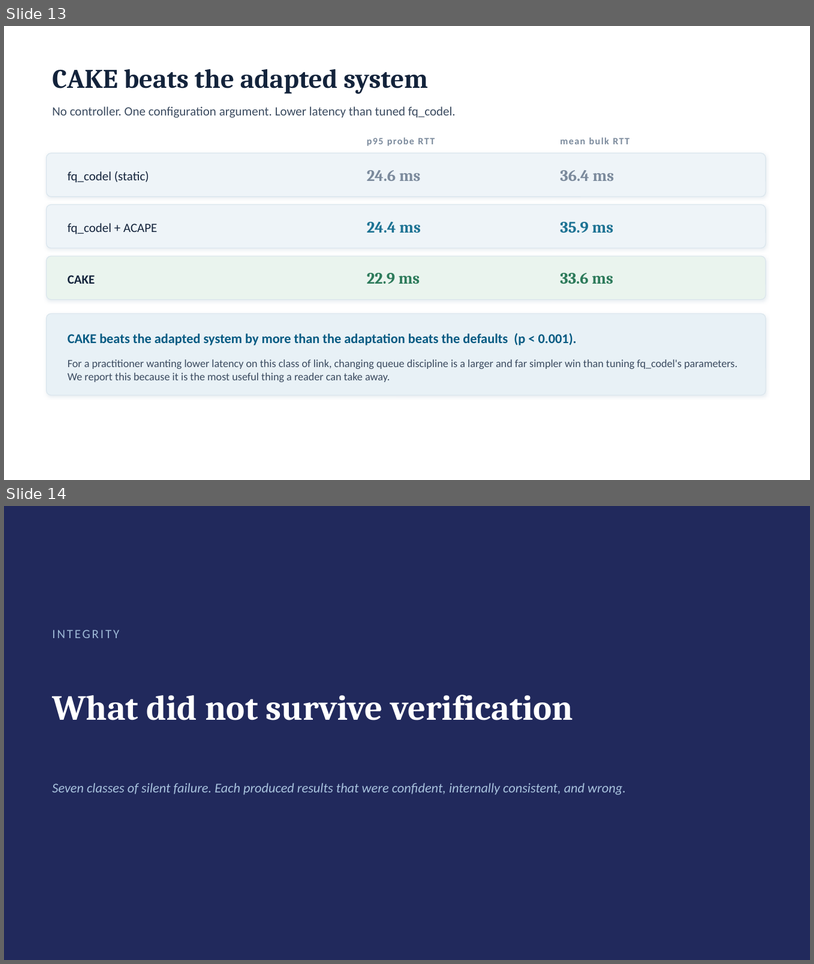
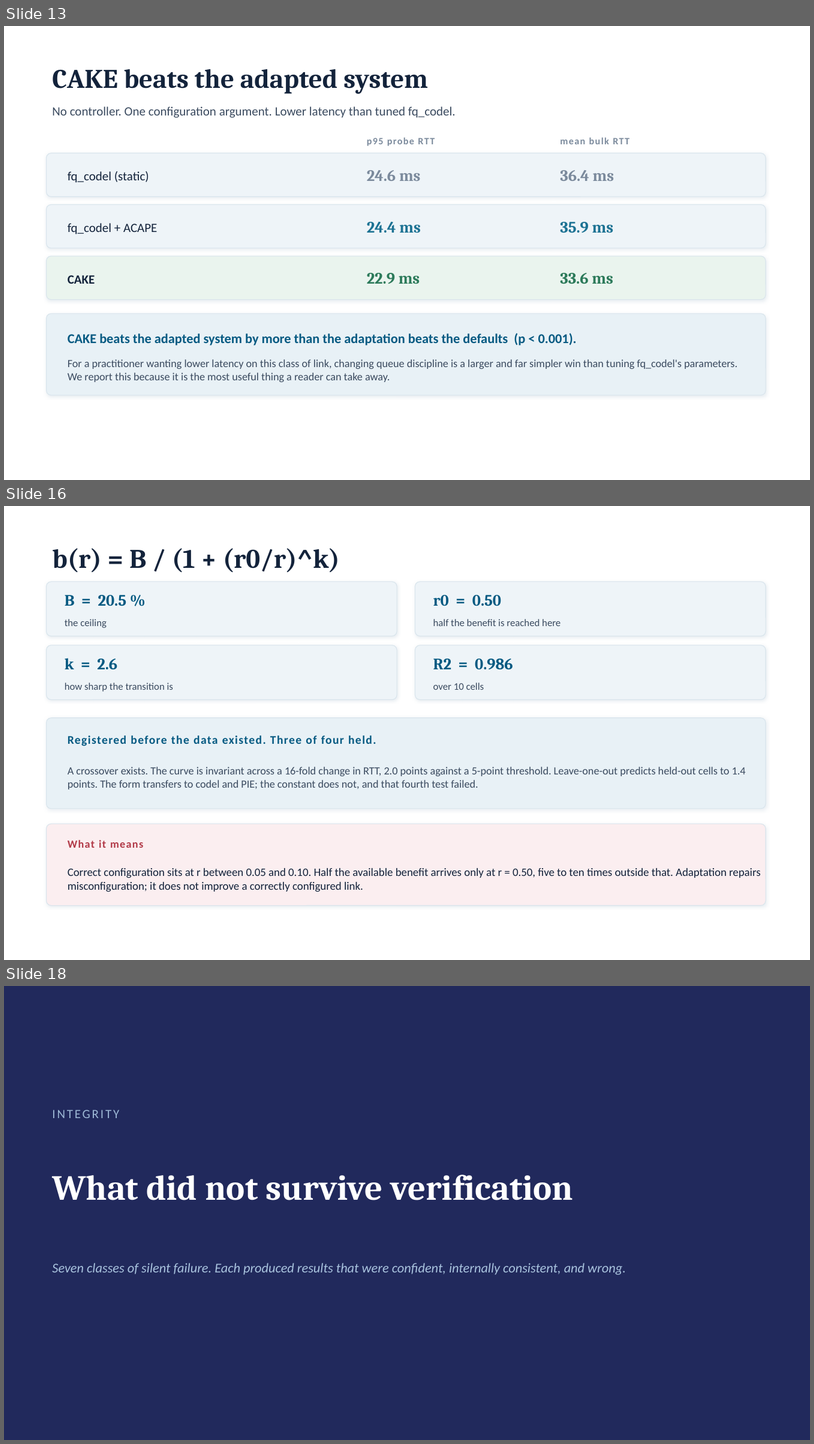
Before and after one commit to Amritha902/ccn-linux-qdisc-study, a slide deck: deck/ACAPE_2026.pptx. Shown one above the other, each under a label of ours: slides 13 and 14 before the commit, slides 13, 16 and 18 after it; the slides between them are not shown. The pictures are 814x964 and 814x1444 pixels, drawn with LibreOffice and Linux fonts; fonts in the diff are those of the drawing. Boxes give left, top, right and bottom in pixels: in the first picture for what was removed or moved away, otherwise in the second. Text is boxed around its words. In the diff, an @@ line names an element or a change of style, - is before the commit and + after.

```diff
--- a/deck/ACAPE_2026.pptx
+++ b/deck/ACAPE_2026.pptx
@@ slide 16 added at (4,506,810,960), background #FFFFFF @@
@@ text added at (52,548,340,573), 32 pt, text #13233B, bold @@
+b(r) = B / (1 + (r0/r)^k)
@@ rounded rectangle added at (47,582,397,636), fill #EEF4F8, outline #D8E4EC 0.75 pt @@
@@ text added at (65,595,127,606), 19 pt, text #065A82, bold @@
+B = 20.5 %
@@ rounded rectangle added at (416,582,766,636), fill #EEF4F8, outline #D8E4EC 0.75 pt @@
@@ text added at (434,595,501,606), 19 pt, text #065A82, bold @@
+r0 = 0.50
@@ text added at (65,619,107,628), 12 pt, text #3A4A5F @@
+the ceiling
@@ text added at (434,619,561,626), 12 pt, text #3A4A5F @@
+half the benefit is reached here
@@ rounded rectangle added at (47,645,397,700), fill #EEF4F8, outline #D8E4EC 0.75 pt @@
@@ rounded rectangle added at (416,645,766,700), fill #EEF4F8, outline #D8E4EC 0.75 pt @@
@@ text added at (65,658,117,669), 19 pt, text #065A82, bold @@
+k = 2.6
@@ text added at (434,658,513,669), 19 pt, text #065A82, bold @@
+R2 = 0.986
@@ text added at (65,682,173,691), 12 pt, text #3A4A5F @@
+how sharp the transition is
@@ text added at (434,682,485,690), 12 pt, text #3A4A5F @@
+over 10 cells
@@ rounded rectangle added at (47,718,766,808), fill #E8F1F6, outline #D8E4EC 0.75 pt @@
@@ text added at (68,735,377,746), 14 pt, text #065A82, bold @@
+Registered before the data existed. Three of four held.
@@ text added at (68,766,746,789), 13 pt, text #3A4A5F @@
+A crossover exists. The curve is invariant across a 16-fold change in RTT, 2.0 points against a 5-point threshold. Leave-one-out predicts held-out cells to 1.4 points. The form transfers to codel and PIE; the constant does not, and that fourth test failed.
@@ rounded rectangle added at (47,823,766,905), fill #FBEEF0, outline #D8E4EC 0.75 pt @@
@@ text added at (68,840,143,847), 13 pt, text #B23A48, bold @@
+What it means
@@ text added at (68,868,761,892), 13.5 pt, text #13233B @@
+Correct configuration sits at r between 0.05 and 0.10. Half the available benefit arrives only at r = 0.50, five to ten times outside that. Adaptation repairs misconfiguration; it does not improve a correctly configured link.
@@ what was slide 14 is now slide 18 @@
```
Also in this commit, not shown: 2 slides changed, 4 other slides added, 1 slide removed, 3 other files.
